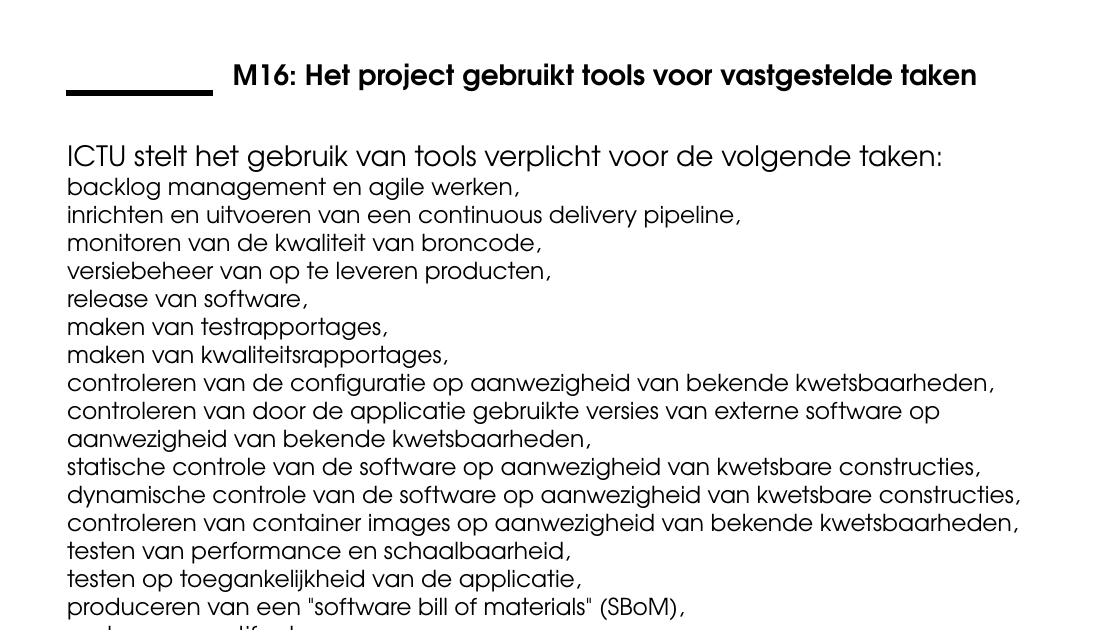
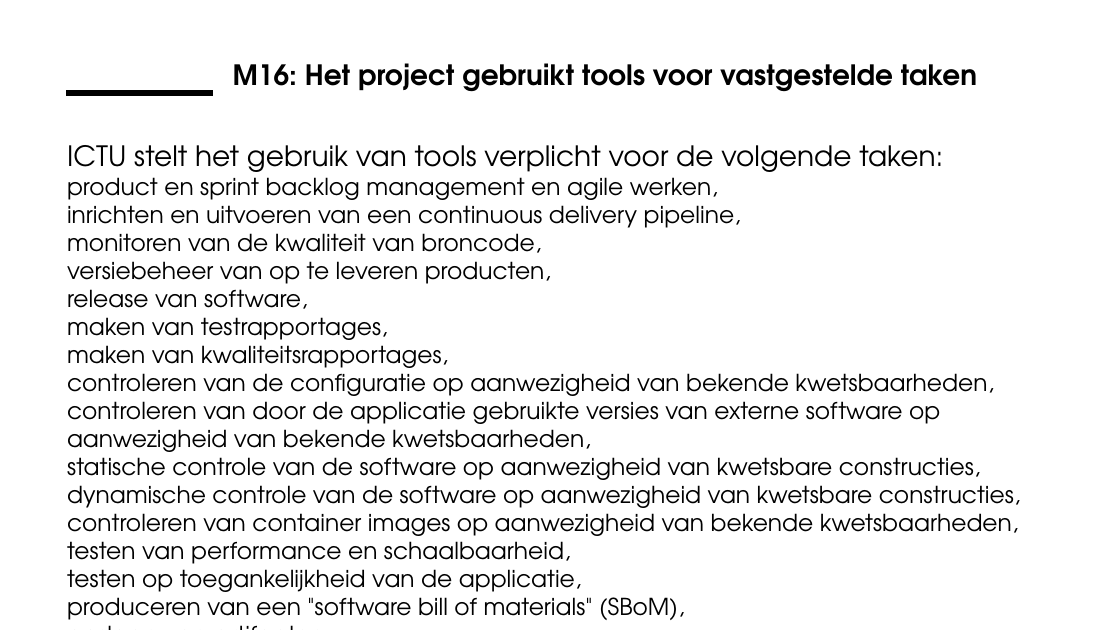
Before and after one commit to ICTU/Kwaliteitsaanpak, a slide deck: slide 13 of docs/wip/ICTU-Kwaliteitsaanpak.pptx. Drawn at 1120x630 pixels with LibreOffice and Linux fonts; fonts in the diff are those of the drawing; background and template pictures are left out. Boxes give left, top, right and bottom in pixels: in the first picture for what was removed or moved away, otherwise in the second. Text is boxed around its words. In the diff, an @@ line names an element or a change of style, - is before the commit and + after.

Commit message:
Product en sprint backlog consistent geschreven, conform de Scrumgids (behalve hoofdletters).
Closes #994.

```diff
--- a/docs/wip/ICTU-Kwaliteitsaanpak.pptx
+++ b/docs/wip/ICTU-Kwaliteitsaanpak.pptx
@@ text at [67,171,718,206]: text changed @@
-backlog management en agile werken,
+product en sprint backlog management en agile werken,
```
Also in this commit, not shown: 49 other files.
